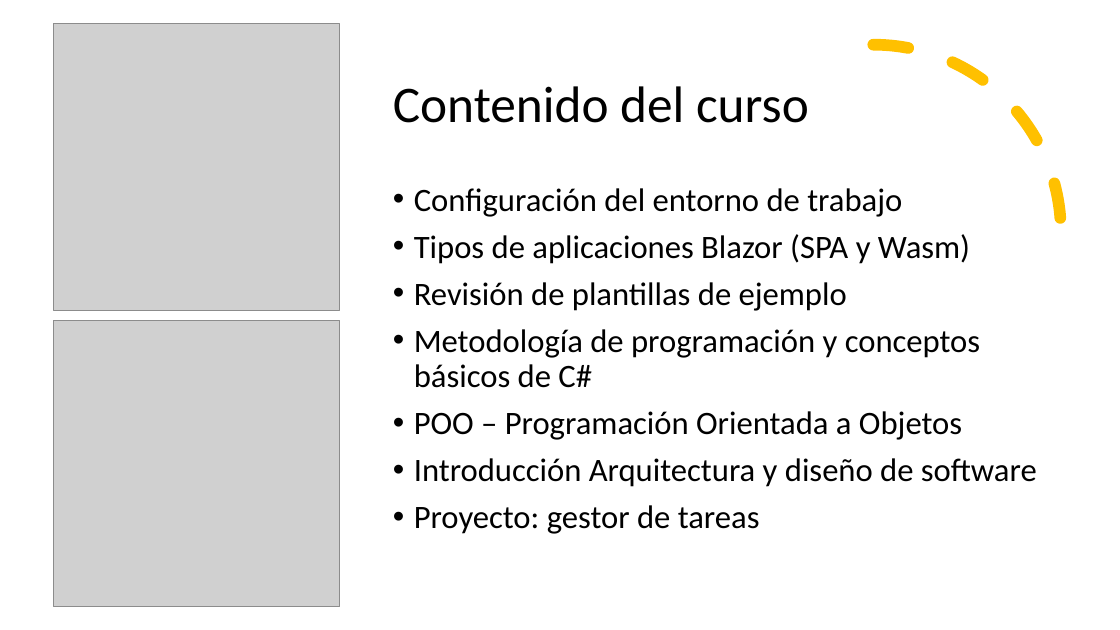
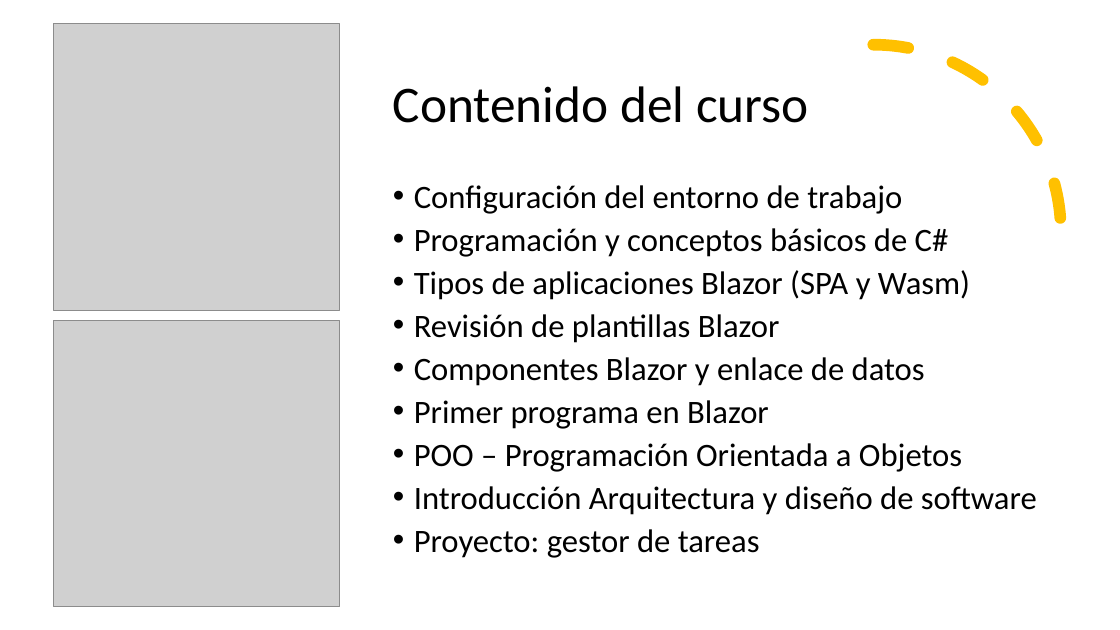
Before and after one commit to Esycontrol/21CW21-Seminario, a slide deck: slide 2 of Documentación/21CW21 - Seminario Blazor.pptx. Drawn at 1120x630 pixels with LibreOffice and Linux fonts; fonts in the diff are those of the drawing; grey boxes stand for pictures. Boxes give left, top, right and bottom in pixels: in the first picture for what was removed or moved away, otherwise in the second. Text is boxed around its words. In the diff, an @@ line names an element or a change of style, - is before the commit and + after.

```diff
--- a/Documentación/21CW21 - Seminario Blazor.pptx
+++ b/Documentación/21CW21 - Seminario Blazor.pptx
@@ text at (414, 185, 1037, 558): line spacing 0.9 to 0.8 @@
@@ text at (414, 228, 949, 257): paragraph added @@
+• Programación y conceptos básicos de C#
@@ text at (414, 314, 925, 429): text changed @@
-• Revisión de plantillas de ejemplo
-• Metodología de programación y conceptos básicos de C#
+• Revisión de plantillas Blazor
+• Componentes Blazor y enlace de datos
+• Primer programa en Blazor
```
Also in this commit, not shown: 20 slides added, 2 slides removed.
